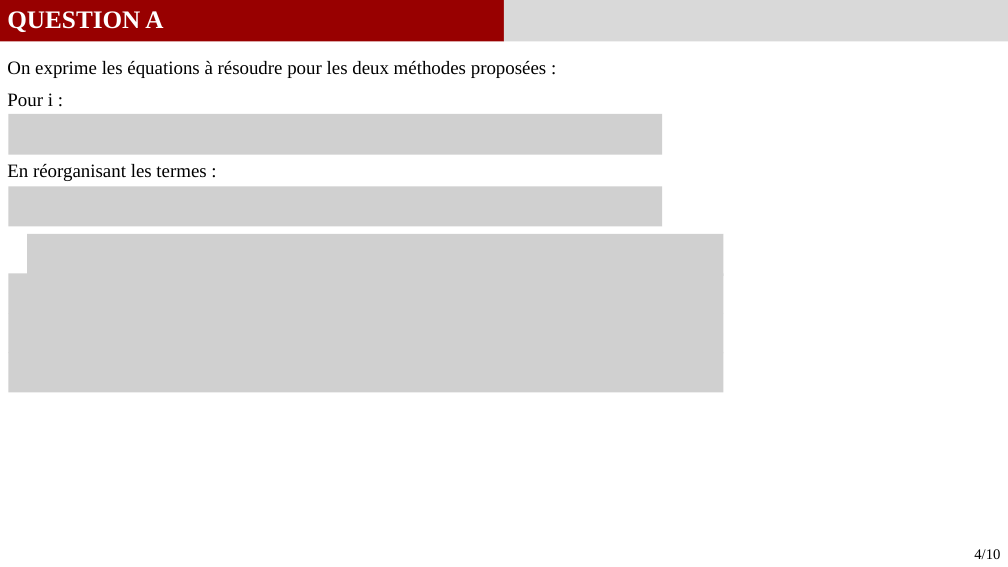
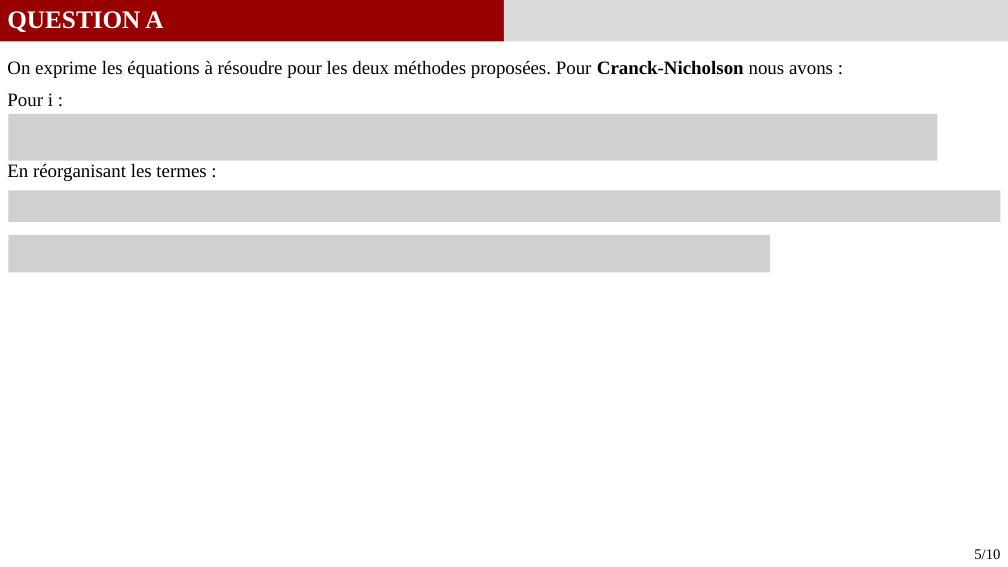
Before and after one commit to GauthierBRUNEL/MEC8211_devoir_2, a slide deck: slide 5 of doc/Rapport_Devoir2.pptx (slide 4 before the commit). Drawn at 1008x567 pixels with LibreOffice and Linux fonts; fonts in the diff are those of the drawing; grey boxes stand for pictures. Boxes give left, top, right and bottom in pixels: in the first picture for what was removed or moved away, otherwise in the second. Text is boxed around its words. In the diff, an @@ line names an element or a change of style, - is before the commit and + after.

```diff
--- a/doc/Rapport_Devoir2.pptx
+++ b/doc/Rapport_Devoir2.pptx
@@ text at [7,61,833,78]: text changed @@
-On exprime les équations à résoudre pour les deux méthodes proposées :
+On exprime les équations à résoudre pour les deux méthodes proposées. Pour Cranck-Nicholson nous avons :
@@ picture: place and size @@
-picture at [8,114,662,155]
+picture at [8,114,938,161]
@@ picture: place and size @@
-picture at [8,186,662,226]
+picture at [8,191,1000,222]
@@ picture: place and size @@
-picture at [27,234,724,276]
+picture at [8,235,771,273]
@@ picture removed at [8,273,724,313] @@
@@ picture removed at [8,313,724,353] @@
@@ picture removed at [8,352,724,392] @@
@@ text at [974,549,1000,559]: text changed @@
-4/10
+5/10
```
Also in this commit, not shown: 2 other slides changed, 2 slides added, 3 slides removed, 1 other file.
